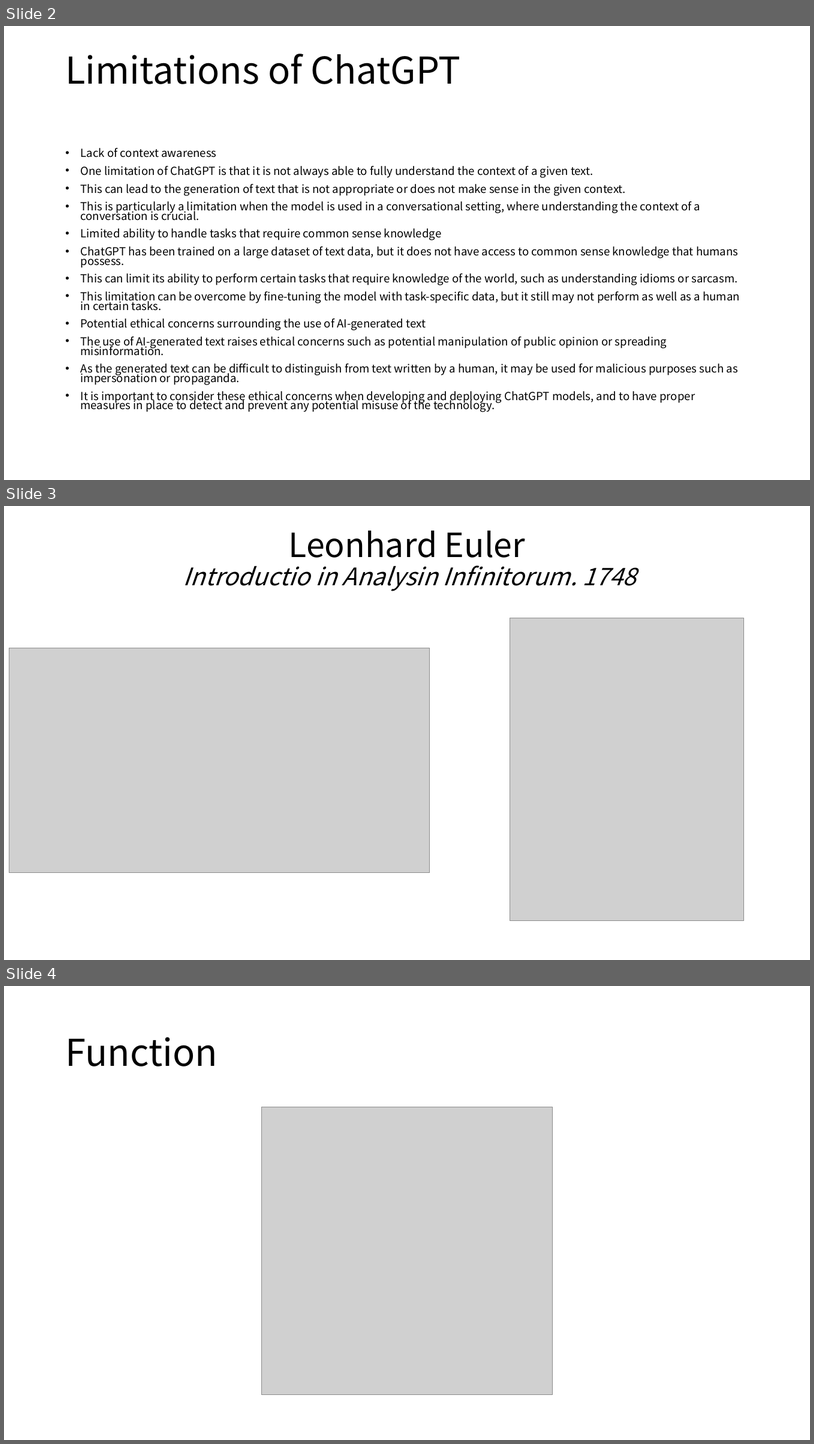
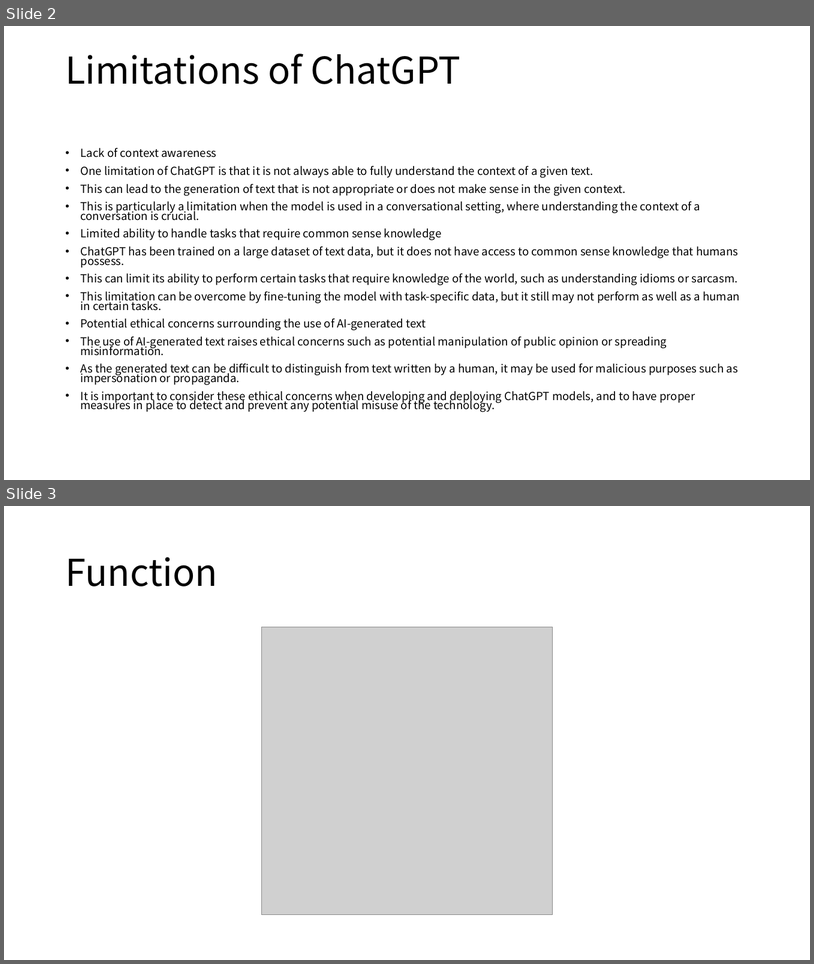
Before and after one commit to MigoJJ/AI_2023.07, a slide deck: AI_06_Conclusion.pptx. Shown one above the other, each under a label of ours: slides 2, 3 and 4 before the commit, slides 2 and 3 after it. The pictures are 814x1444 and 814x964 pixels, drawn with LibreOffice and Linux fonts; fonts in the diff are those of the drawing; grey boxes stand for pictures. Boxes give left, top, right and bottom in pixels: in the first picture for what was removed or moved away, otherwise in the second. Text is boxed around its words. In the diff, an @@ line names an element or a change of style, - is before the commit and + after.

```diff
--- a/AI_06_Conclusion.pptx
+++ b/AI_06_Conclusion.pptx
@@ slide 3 removed at bbox=[4, 506, 810, 960], background #FFFFFF @@
@@ title removed at bbox=[183, 531, 636, 591] @@
-Leonhard Euler
-Introductio in Analysin Infinitorum. 1748
@@ picture removed at bbox=[510, 618, 744, 921] @@
@@ picture removed at bbox=[9, 648, 431, 873] @@
@@ what was slide 4 is now slide 3 @@
```
Also in this commit, not shown: 1 slide changed, 4 other slides removed, 7 other files.
